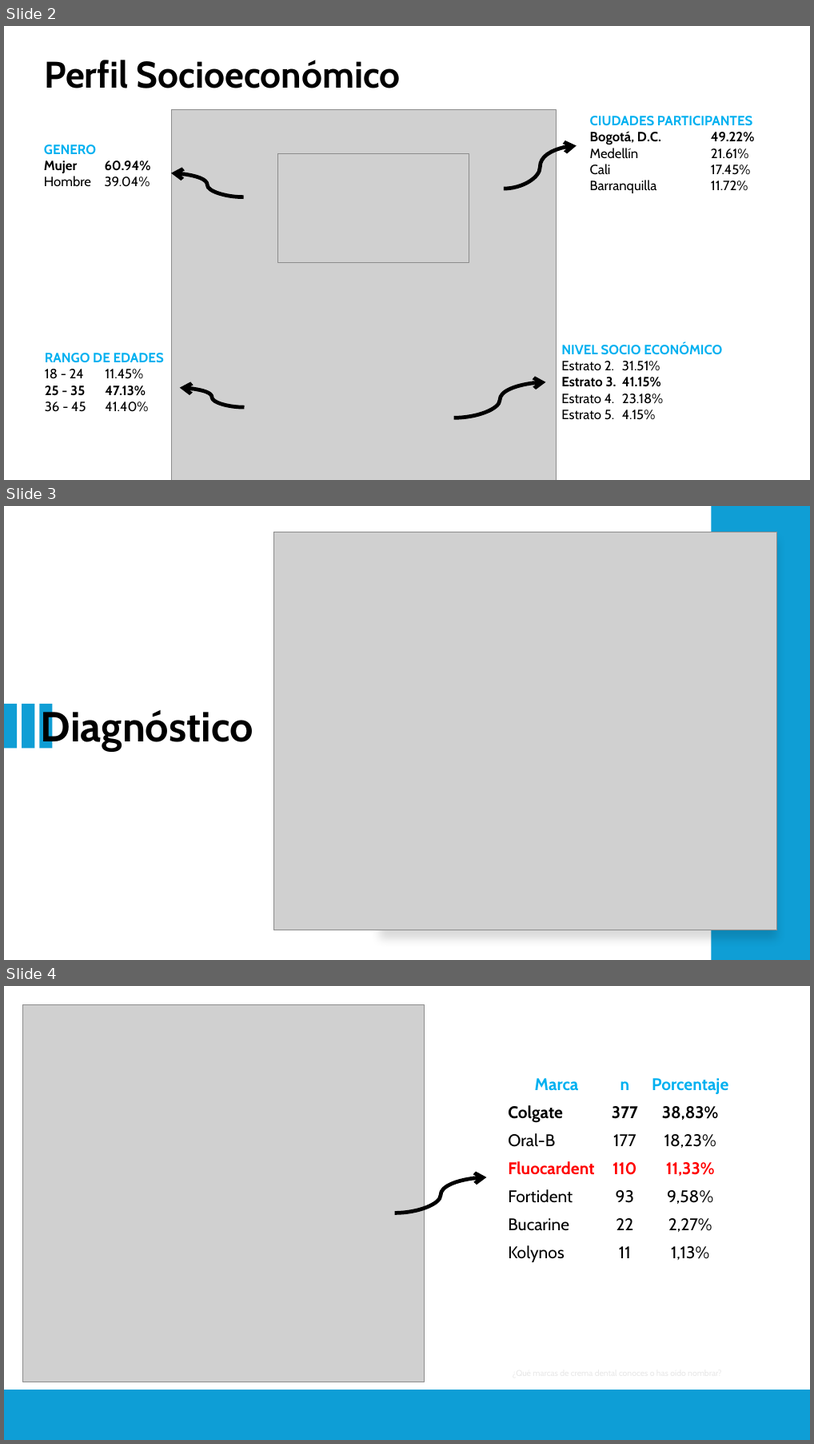
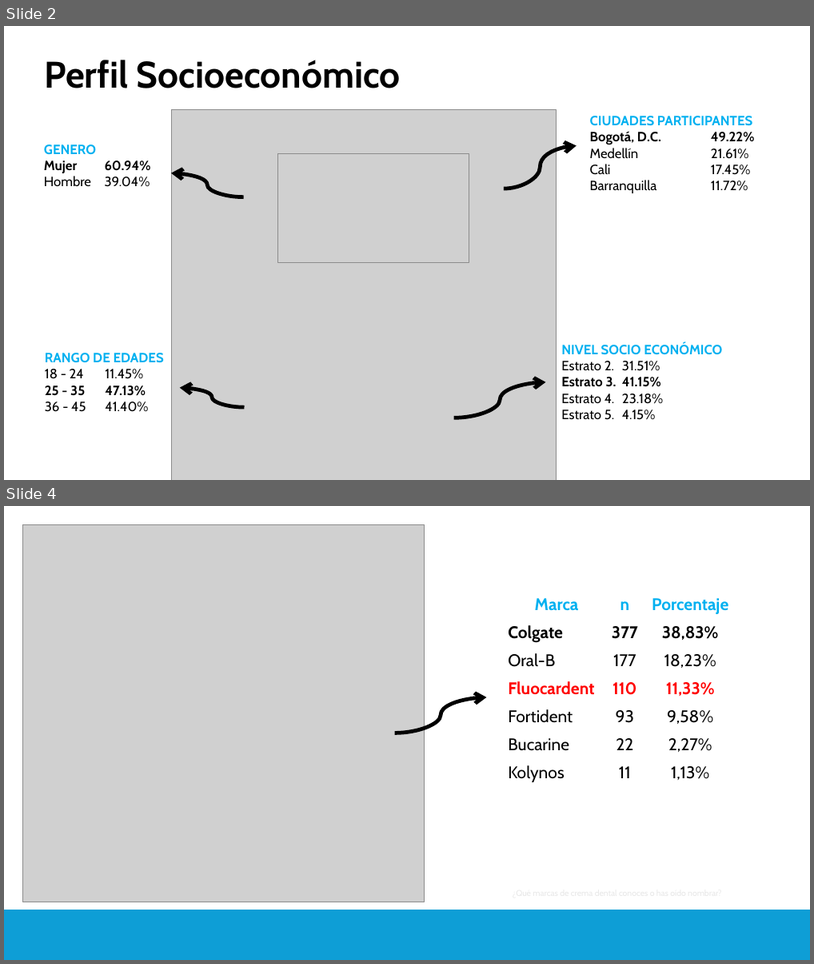
Before and after one commit to cesarsaa/MindLabs, a slide deck: FluoCardent/4.Documents/Informe_preliminar.pptx. Shown one above the other, each under a label of ours: slides 2, 3 and 4 before the commit, slides 2 and 4 after it; the slides between them are not shown. The pictures are 814x1444 and 814x964 pixels, drawn with LibreOffice and Linux fonts; fonts in the diff are those of the drawing; grey boxes stand for pictures. Boxes give left, top, right and bottom in pixels: in the first picture for what was removed or moved away, otherwise in the second. Text is boxed around its words. In the diff, an @@ line names an element or a change of style, - is before the commit and + after.

```diff
--- a/FluoCardent/4.Documents/Informe_preliminar.pptx
+++ b/FluoCardent/4.Documents/Informe_preliminar.pptx
@@ slide 3 removed at (4, 506, 810, 960), background #FFFFFF @@
@@ rectangle removed at (712, 506, 810, 960) @@
@@ picture removed at (274, 532, 778, 930) @@
@@ rectangle removed at (380, 532, 778, 930) @@
@@ rectangle removed at (4, 704, 17, 748) @@
@@ rectangle removed at (22, 704, 34, 748) @@
@@ rectangle removed at (40, 704, 52, 748) @@
@@ text removed at (41, 706, 254, 751) @@
-Diagnóstico
```
Also in this commit, not shown: 1 slide added, 56 other files.
